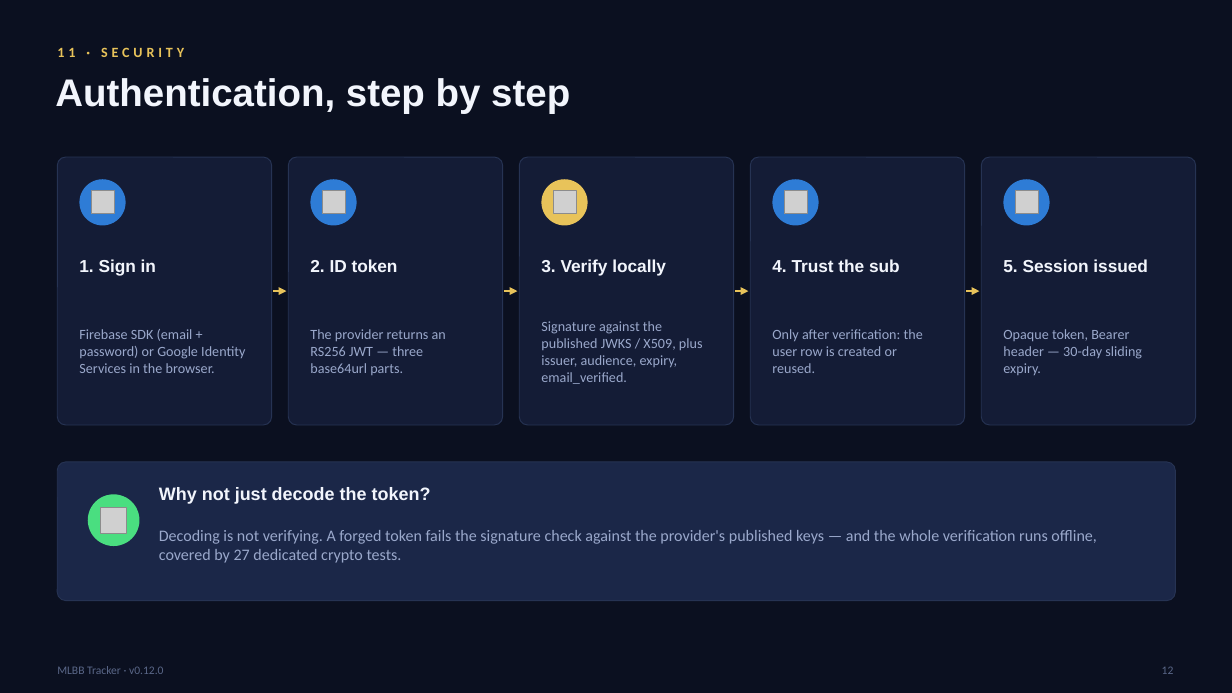
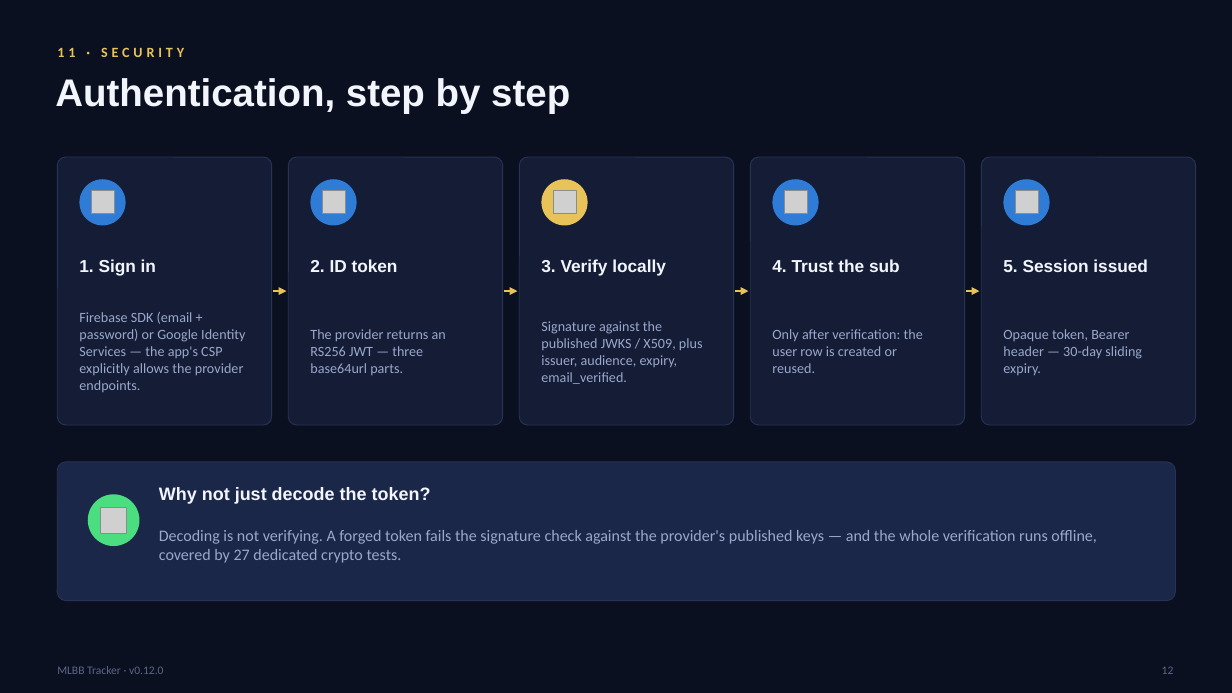
Before and after one commit to brucequiros18/mlbbtracker, a slide deck: slide 12 of docs/MLBB-Tracker-Presentation.pptx. Drawn at 1232x693 pixels with LibreOffice and Linux fonts; fonts in the diff are those of the drawing; grey boxes stand for pictures. Boxes give left, top, right and bottom in pixels: in the first picture for what was removed or moved away, otherwise in the second. Text is boxed around its words. In the diff, an @@ line names an element or a change of style, - is before the commit and + after.

Commit message:
Regenerate presentation: 60 tests, Firebase endpoints in CSP, GitHub Pages live

```diff
--- a/docs/MLBB-Tracker-Presentation.pptx
+++ b/docs/MLBB-Tracker-Presentation.pptx
@@ text at (79,312,245,392): text changed @@
-Firebase SDK (email + password) or Google Identity Services in the browser.
+Firebase SDK (email + password) or Google Identity Services — the app's CSP explicitly allows the provider endpoints.
```
Also in this commit, not shown: 5 other slides changed.
